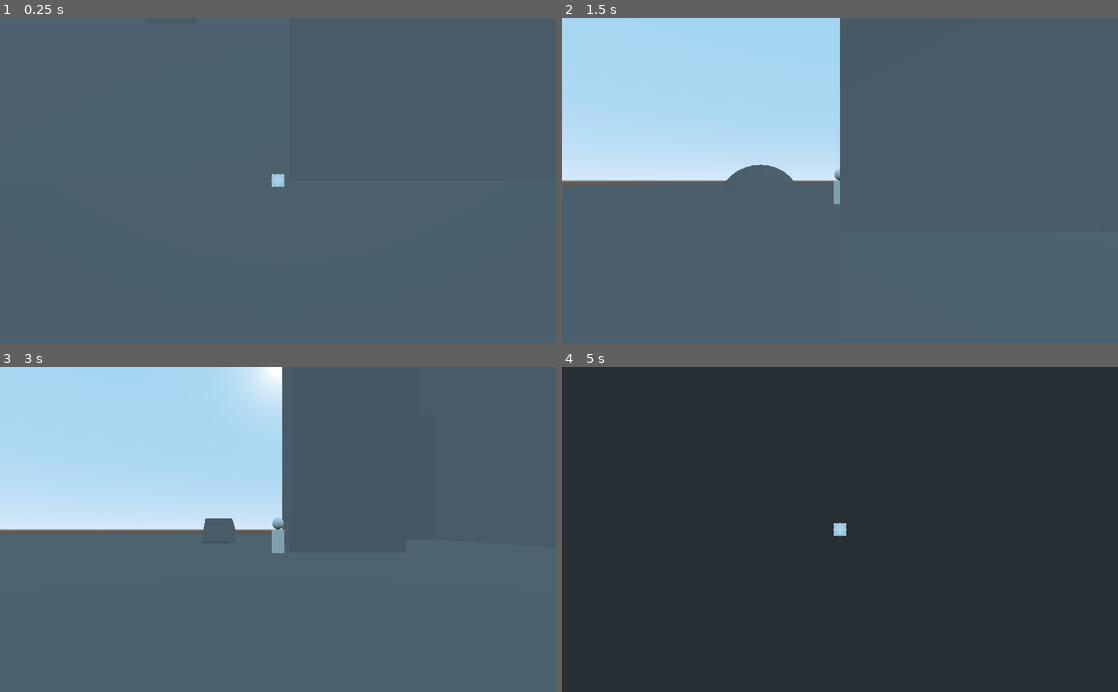
Above: before the commit, frames 1-4 (two rows, left to right).
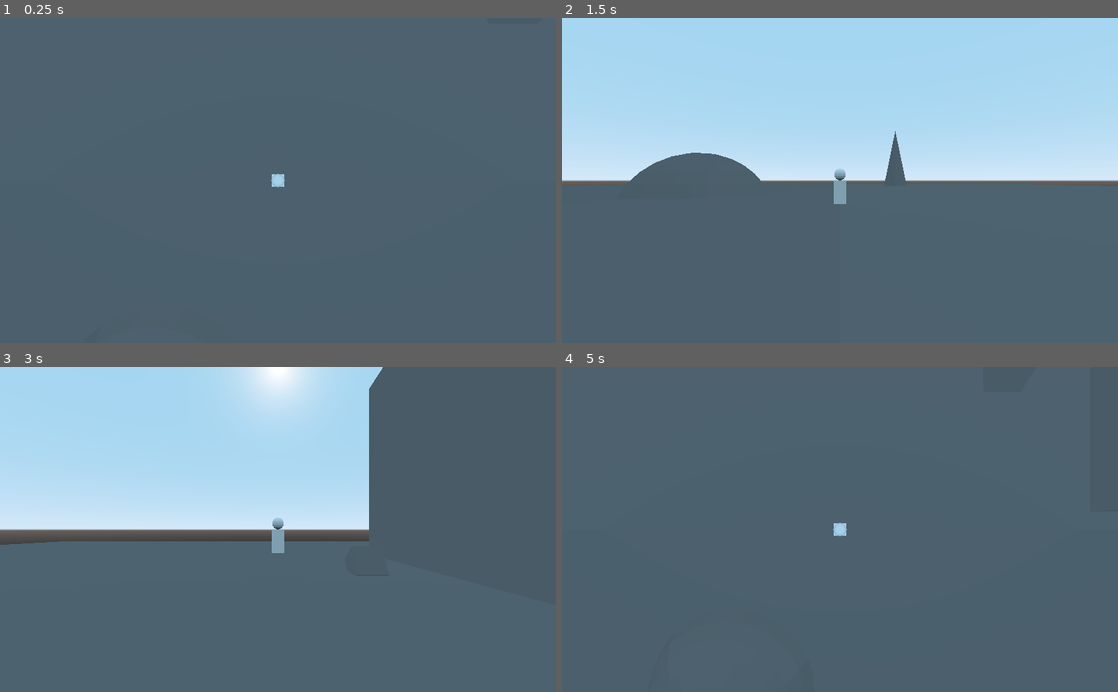
Above: after the commit, the same moments.

Repository: xofoxxy/MixAndGameJam2-ThisTimeIt-sPersonal
Game: Godot game, scene res://Main.tscn
Same seed, same stepped clock (60 frames per second), same inputs: the game is played once before the commit and once after it.
Inputs:
- Up to frame 1 (0.25 s): no input
- Up to frame 2 (1.5 s): tap Enter at 0.5 s; hold D (Right) 0.53-1.28 s; hold Space (DimensionShift) 0.53-1.28 s; hold S (Down) from 1.28 s (still down); tap Space (DimensionShift) at 1.35 s
- Up to frame 3 (3 s): tap Enter at 2 s; release S (Down) at 2.03 s; hold D (Right) 2.03-2.78 s; hold Space (DimensionShift) 2.03-2.78 s; hold W (Up) from 2.78 s (still down); tap Space (DimensionShift) at 2.85 s
- Up to frame 4 (5 s): tap Enter at 3.5 s; release W (Up) at 3.53 s; hold Space (DimensionShift) 3.53-4.28 s; hold A (Left) from 3.53 s (still down); tap Space (DimensionShift) at 4.35 s

The runs differ from the first frame. In frame 2, 27% of the frame differs, in the area x 12-100%, y 0-58%; in frame 3, 9.7%; in frame 4, 100%, in the area x 0-100%, y 0-100%.

Commit message:
MOVING WORKS!!!!!

Diff:
--- a/Main.tscn
+++ b/Main.tscn
@@ -1,7 +1,11 @@
-[gd_scene load_steps=4 format=2]
+[gd_scene load_steps=5 format=2]
 
 [ext_resource path="res://Player.tscn" type="PackedScene" id=1]
 [ext_resource path="res://testingLevel.obj" type="ArrayMesh" id=2]
+
+[sub_resource type="PhysicsMaterial" id=2]
+rough = true
+bounce = 0.1
 
 [sub_resource type="ConcavePolygonShape" id=1]
 data = PoolVector3Array( 50, 0, 50, -50, 0, 50, 50, 0, -50, 50, 0, -50, -50, 0, 50, -50, 0, -50, 9, 0.134, -6.634, 9, - …(89473 unchanged characters)…
@@ -20,6 +24,7 @@
 material/5 = null
 
 [node name="StaticBody" type="StaticBody" parent="testingLevel"]
+physics_material_override = SubResource( 2 )
 
 [node name="CollisionShape" type="CollisionShape" parent="testingLevel/StaticBody"]
 shape = SubResource( 1 )
--- a/Player.gd
+++ b/Player.gd
@@ -4,11 +4,9 @@
 onready var camXZ = get_node("Cam_XZ")
 var currentCam : int = 1
 
-var x = 1 # these are bools
-var y = 1
+var x = 0 # these are velocity coordinates
+var y = 0
 var z = 0
-
-
 
 # 1 is cam XY
 # 2 is cam XZ
@@ -23,7 +21,13 @@
 
 # Called every frame. 'delta' is the elapsed time since the previous frame.
 func _process(delta):
-	move_and_collide(Vector3(1,0,0))
+	move_and_collide(Vector3(x, z, -y))
+	zero()
+
+func zero():
+	x = 0
+	y = 0
+	z = 0
 
 func _input(event):
 	if event.is_action_pressed("DimensionShift"):
@@ -33,22 +37,31 @@
 			2:
 				camXZ.make_current()
 				print("dimension XZ")
-				x = 1
-				z = 1
-				y = 0
 			3:
 				camYZ.make_current()
 				print("dimension YZ")
-				x = 0
-				y = 1
-				z = 1
+
 			4:
 				currentCam = 1
 				camXY.make_current()
 				print("dimension XY")
-				x = 1
-				y = 1
-				z = 0
-
-	if event.is_action_pressed("Down"):
-		move_and_collide(Vector3(1,0,0))
+	if Input.is_action_pressed("Down"):
+		if camYZ.current or camXZ.current:
+			z = -1
+		else:
+			y = -1
+	if Input.is_action_pressed("Up"):
+		if camYZ.current or camXZ.current:
+			z = 1
+		else:
+			y = 1
+	if Input.is_action_pressed("Left"):
+		if camXZ.current or camXY.current:
+			x = -1
+		else:
+			y = -1
+	if Input.is_action_pressed("Right"):
+		if camXZ.current or camXY.current:
+			x = 1
+		else:
+			y = 1
